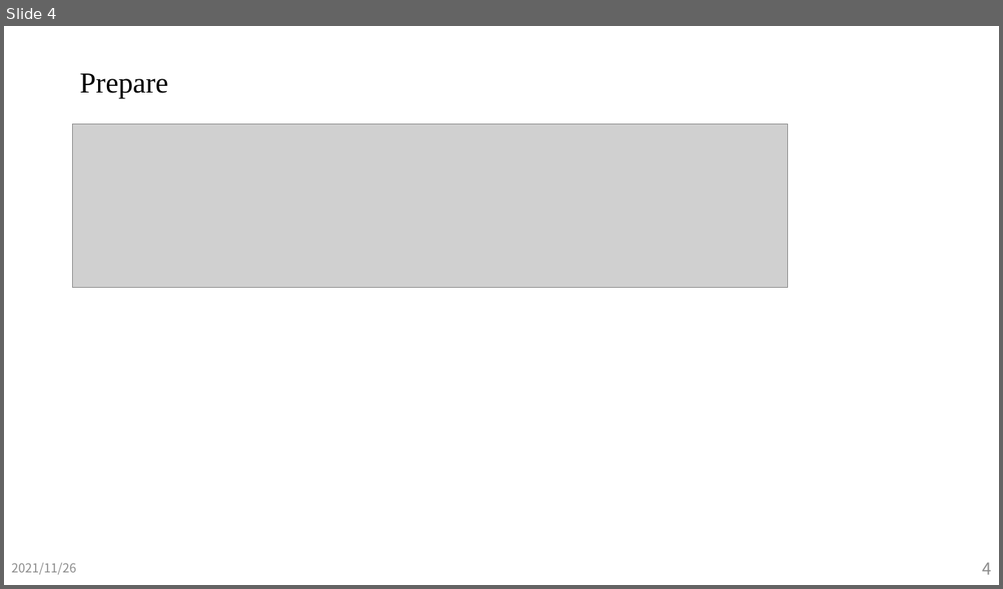
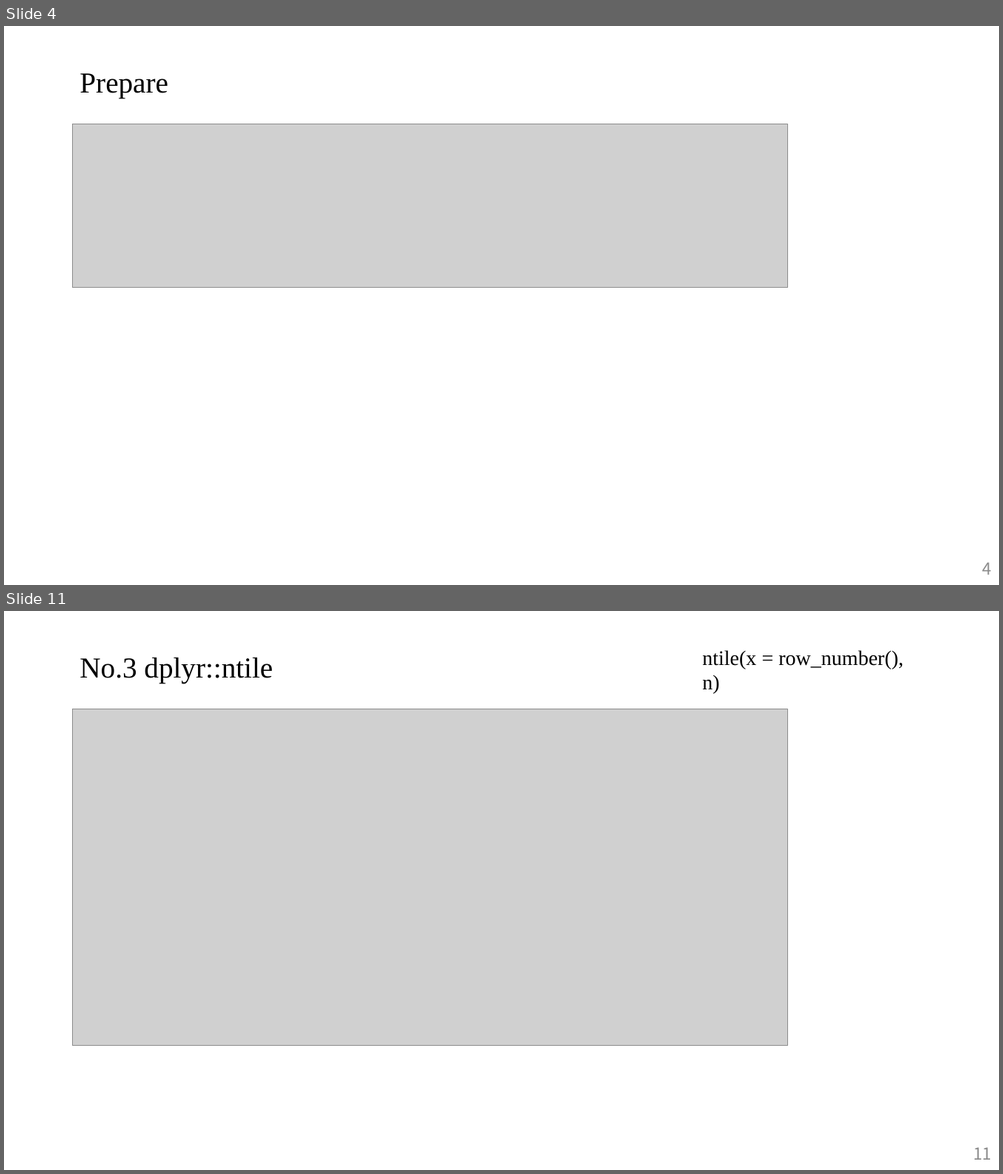
Before and after one commit to JeffWu86/110-1_Quantitative_Methods_For_Decision_Making, a slide deck: Video1/Video1.pptx. Shown one above the other, each under a label of ours: slide 4 before the commit, slides 4 and 11 after it; the slides between them are not shown. The pictures are 1003x589 and 1003x1174 pixels, drawn with LibreOffice and Linux fonts; fonts in the diff are those of the drawing; grey boxes stand for pictures. Boxes give left, top, right and bottom in pixels: in the first picture for what was removed or moved away, otherwise in the second. Text is boxed around its words. In the diff, an @@ line names an element or a change of style, - is before the commit and + after.

```diff
--- a/Video1/Video1.pptx
+++ b/Video1/Video1.pptx
@@ slide 11 added at bbox=[4, 611, 999, 1170], background #FFFFFF @@
@@ text added at bbox=[702, 650, 903, 694], 20 pt, text #000000 @@
+ntile(x = row_number(), n)
@@ title added at bbox=[79, 657, 273, 684], 28 pt, text #000000 @@
+No.3 dplyr::ntile
@@ picture added at bbox=[73, 709, 788, 1046] @@
@@ page number added at bbox=[973, 1147, 991, 1160], 16 pt, text #8C8C8C @@
+11
@@ slide 4 changed as well @@
@@ text removed at bbox=[11, 563, 77, 575] @@
-2021/11/26
```
Also in this commit, not shown: 4 other slides changed, 25 other slides added, 27 slides removed, 2 other files.
